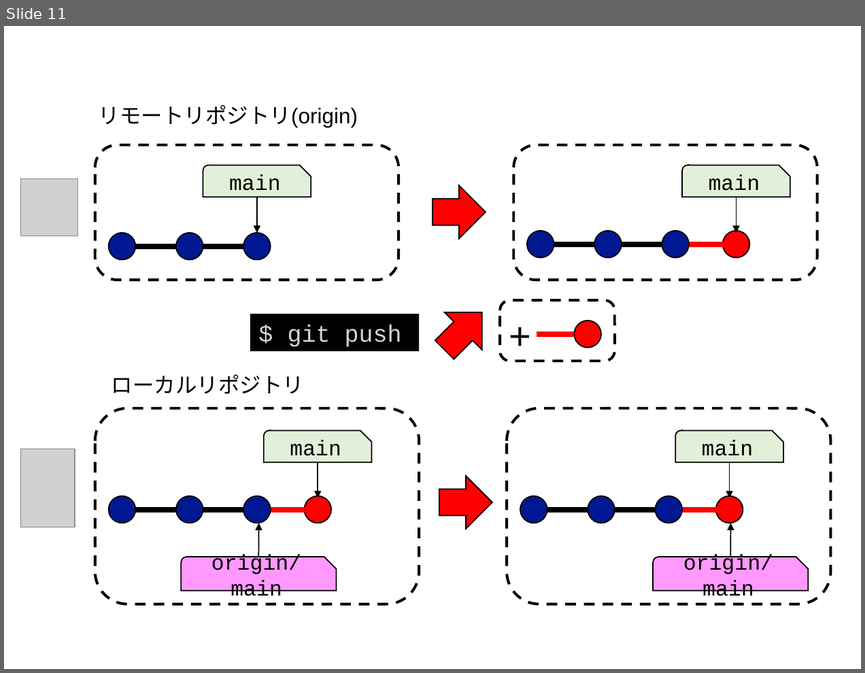
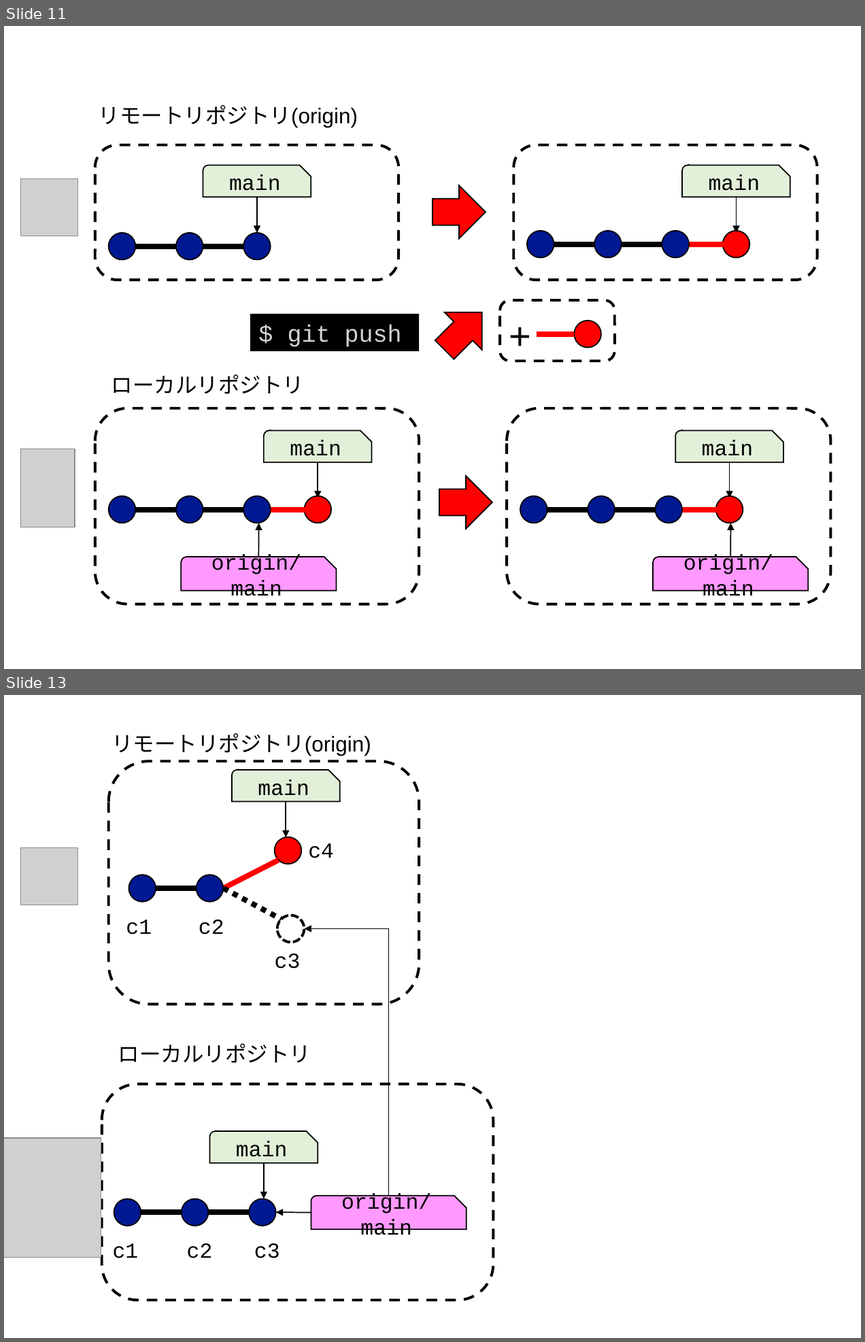
Before and after one commit to kaityo256/github, a slide deck: remote/fig/fig.pptx. Shown one above the other, each under a label of ours: slide 11 before the commit, slides 11 and 13 after it; the slides between them are not shown. The pictures are 865x673 and 865x1342 pixels, drawn with LibreOffice and Linux fonts; fonts in the diff are those of the drawing; grey boxes stand for pictures. Boxes give left, top, right and bottom in pixels: in the first picture for what was removed or moved away, otherwise in the second. Text is boxed around its words. In the diff, an @@ line names an element or a change of style, - is before the commit and + after.

```diff
--- a/remote/fig/fig.pptx
+++ b/remote/fig/fig.pptx
@@ slide 13 added at (4, 695, 861, 1338), background #FFFFFF @@
@@ text added at (111, 733, 371, 756), 18 pt, text #000000 @@
+リモートリポジトリ(origin)
@@ rounded rectangle added at (109, 761, 419, 1004), outline #000000 2.25 pt dashed, 18 pt, text #FFFFFF @@
+z
@@ snip round rect added at (232, 770, 340, 801), fill #E2F0D9, outline #000000 1 pt, 18 pt, text #000000 @@
+main
@@ arrow added from (286, 801) to (286, 837), #000000 1 pt @@
@@ ellipse added at (275, 837, 301, 864), fill #FF0000, outline #000000 1 pt @@
@@ picture added at (21, 847, 79, 905) @@
@@ text added at (308, 843, 334, 858), 18 pt, text #000000 @@
+c4
@@ ellipse added at (129, 875, 156, 902), fill #011893, outline #000000 1 pt @@
@@ ellipse added at (196, 875, 222, 902), fill #011893, outline #000000 1 pt @@
@@ line added from (224, 888) to (278, 860), #FF0000 4.5 pt @@
@@ line added from (156, 888) to (196, 888), #000000 4.5 pt @@
@@ line added from (224, 888) to (281, 919), #000000 4.5 pt dashed @@
@@ ellipse added at (277, 915, 304, 942), fill #FFFFFF, outline #0D0D0D 2.25 pt dashed @@
@@ text added at (126, 919, 152, 934), 18 pt, text #000000 @@
+c1
@@ text added at (198, 919, 224, 934), 18 pt, text #000000 @@
+c2
@@ elbow arrow added from (389, 1195) to (304, 929), #000000 1 pt @@
@@ text added at (275, 953, 300, 968), 18 pt, text #000000 @@
+c3
@@ text added at (118, 1043, 311, 1063), 18 pt, text #000000 @@
+ローカルリポジトリ
@@ rounded rectangle added at (102, 1084, 493, 1300), outline #000000 2.25 pt dashed @@
@@ picture added at (4, 1138, 101, 1257) @@
@@ snip round rect added at (209, 1131, 317, 1163), fill #E2F0D9, outline #000000 1 pt, 18 pt, text #000000 @@
+main
@@ arrow added from (264, 1163) to (264, 1199), #000000 1 pt @@
@@ ellipse added at (113, 1199, 140, 1225), fill #011893, outline #000000 1 pt @@
@@ ellipse added at (181, 1199, 208, 1225), fill #011893, outline #000000 1 pt @@
@@ ellipse added at (249, 1199, 275, 1225), fill #011893, outline #000000 1 pt @@
@@ snip round rect added at (311, 1195, 466, 1229), fill #FF99FF, outline #000000 1 pt, 18 pt, text #000000 @@
+origin/main
@@ line added from (141, 1212) to (181, 1212), #000000 4.5 pt @@
@@ line added from (209, 1212) to (249, 1212), #000000 4.5 pt @@
@@ arrow added from (311, 1212) to (275, 1212), #000000 1 pt @@
@@ text added at (113, 1243, 139, 1258), 18 pt, text #000000 @@
+c1
@@ text added at (187, 1243, 213, 1258), 18 pt, text #000000 @@
+c2
@@ text added at (254, 1243, 280, 1258), 18 pt, text #000000 @@
+c3
```
Also in this commit, not shown: 1 other slide added, 3 other files.
